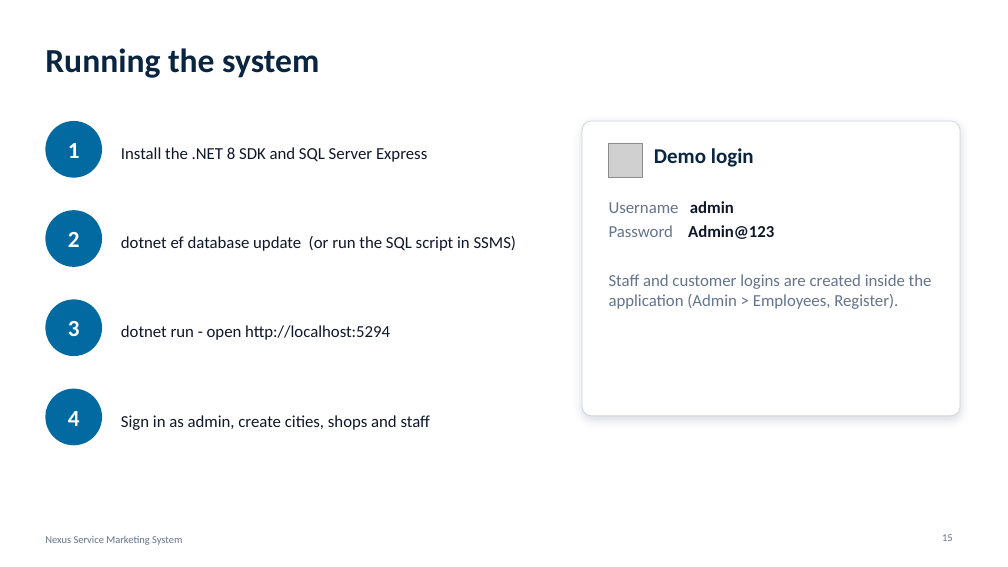
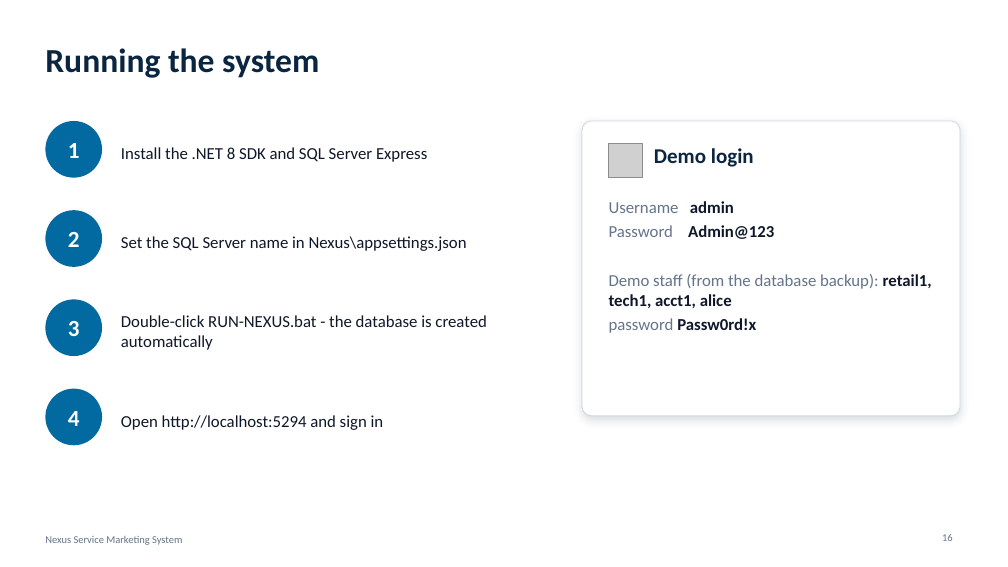
Before and after one commit to humaizkhan363-cmd/e_project, a slide deck: slide 16 of documentation/Nexus_Documentation/Nexus_Presentation_animated.pptx (slide 15 before the commit). Drawn at 1008x567 pixels with LibreOffice and Linux fonts; fonts in the diff are those of the drawing; grey boxes stand for pictures. Boxes give left, top, right and bottom in pixels: in the first picture for what was removed or moved away, otherwise in the second. Text is boxed around its words. In the diff, an @@ line names an element or a change of style, - is before the commit and + after.

```diff
--- a/documentation/Nexus_Documentation/Nexus_Presentation_animated.pptx
+++ b/documentation/Nexus_Documentation/Nexus_Presentation_animated.pptx
@@ text at (x1=121, y1=236, x2=467, y2=251): text changed @@
-dotnet ef database update (or run the SQL script in SSMS)
+Set the SQL Server name in Nexus\appsettings.json
@@ text at (x1=609, y1=274, x2=932, y2=333): text changed @@
-Staff and customer logins are created inside the application (Admin > Employees, Register).
+Demo staff (from the database backup): retail1, tech1, acct1, alice
+password Passw0rd!x
@@ text at (x1=121, y1=315, x2=486, y2=350): text changed @@
-dotnet run - open http://localhost:5294
+Double-click RUN-NEXUS.bat - the database is created automatically
@@ text at (x1=121, y1=415, x2=384, y2=430): text changed @@
-Sign in as admin, create cities, shops and staff
+Open http://localhost:5294 and sign in
```
Also in this commit, not shown: 4 other slides changed, 2 slides added, 1 slide removed, 7 other files.
